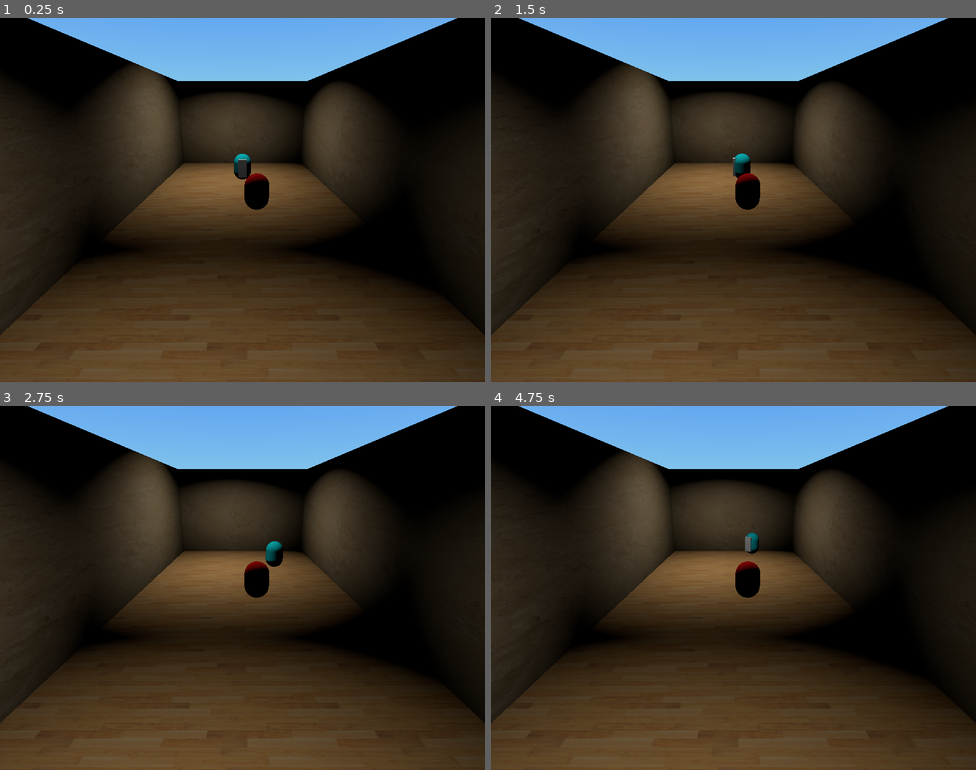
Above: before the commit, frames 1-4 (two rows, left to right).
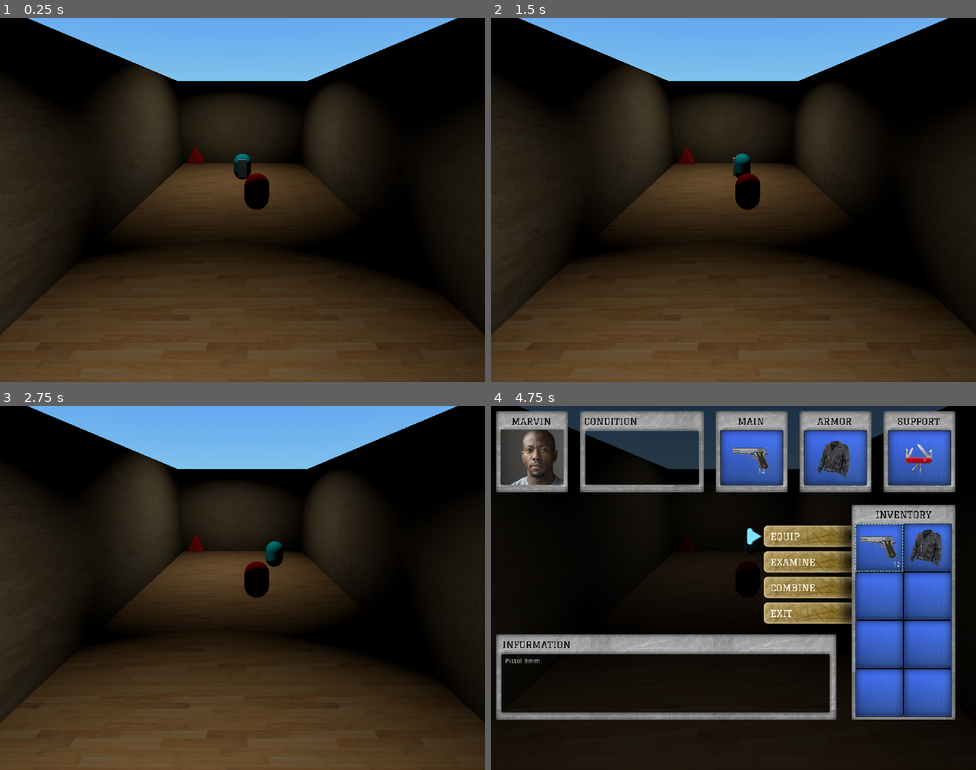
Above: after the commit, the same moments.

Repository: marconvcm/z1k4
Game: Godot game, scene res://Scenes/World.tscn
Two runs of this game, one before a commit and one after it. Both use one fixed random seed, a clock stepped at 60 frames per second and the inputs below.
Inputs:
- Up to frame 1 (0.25 s): no input
- Up to frame 2 (1.5 s): tap Enter (ui_accept) at 0.5 s; hold Right (ui_right) 0.53-1.28 s; hold Enter (ui_accept) 0.53-1.28 s; hold Down (ui_down) from 1.28 s (still down); tap Ctrl (wield) at 1.35 s
- Up to frame 3 (2.75 s): tap Enter (ui_accept) at 1.52, 1.55, 1.82 s; release Down (ui_down) at 2.03 s; hold Right (ui_right) from 2.03 s (still down); hold Enter (ui_accept) from 2.03 s (still down)
- Up to frame 4 (4.75 s): release Right (ui_right) at 2.78 s; release Enter (ui_accept) at 2.78 s; hold Up (ui_up) 2.78-3.53 s; tap Ctrl (wield) at 2.85, 4.35 s; tap Enter (ui_accept) at 3.02, 3.05, 3.32, 4.52, 4.55 s; hold Enter (ui_accept) 3.53-4.28 s; hold Left (ui_left) from 3.53 s (still down); tap Escape (ui_cancel) at 4.15 s

The runs differ from the first frame. In frame 1, 5.5% of the frame differs, in the area x 27-71%, y 17-56%; in frame 2, 5.5%; in frame 3, 5.6%; in frame 4, 85%, in the area x 0-100%, y 0-100%.
Error before the commit: Parse Error: The identifier "PlayerState" isn't declared in the current scope. (res://Scenes/Menu.gd:87)

Commit message:
Add item pickup and ammo label

Diff:
--- a/Database.json
+++ b/Database.json
@@ -7,7 +7,9 @@
       "amount": 1,
       "type": "weapon",
       "power": 0.2,
-      "ammo_type": "pistol"
+      "ammo_load": 12,
+      "ammo_max": 12,
+      "ammo_type": "pistol",
    },
    {
       "id": 2,
@@ -67,5 +69,14 @@
       "amount": 6,
       "type": "ammo",
       "ammo_type": "shotgun"
+   },
+   {
+      "id": 9,
+      "label": "Shotgun shells",
+      "information": "A shotgun shell is a self-contained cartridge often loaded with multiple metallic \"shot\", which are small, generally spherical projectiles",
+      "icon": "Item9.png",
+      "amount": 6,
+      "type": "ammo",
+      "ammo_type": "shotgun"
    }
 ]
--- a/Global/Inventory.gd
+++ b/Global/Inventory.gd
@@ -16,3 +16,9 @@
 	if index > (Inventory.database.size()-1) || index < 0:
 		return null
 	return Inventory.database[index]
+
+func item_by_id(id):
+	for i in database:
+		if int(i.id) == int(id):
+			return i
+	return null
--- a/Global/PlayerState.gd
+++ b/Global/PlayerState.gd
@@ -9,10 +9,23 @@
 func _ready():
 	inventory.append(Inventory.item_at(0))
 	inventory.append(Inventory.item_at(1))
-	weapon = Inventory.item_at(2)
+	armor = self.item_at(1)
+	support = Inventory.item_at(8)
 	pass
 
 func item_at(index):
 	if index > (inventory.size()-1) || index < 0:
 		return null
 	return inventory[index]
+
+func add_item(item):
+	inventory.append(item)
+
+func equipe_weapon(item):
+	weapon = item
+
+func can_shoot():
+	return weapon != null && weapon.ammo_load > 0
+
+func shoot():
+	weapon.ammo_load = weapon.ammo_load - 1
--- a/Scenes/Interest.gd
+++ b/Scenes/Interest.gd
@@ -5,6 +5,8 @@
 
 export var is_door: bool = false
 export var next_scene_path: String = ""
+export var is_item: bool = false
+export var item_id: String = ""
 
 func _on_area_body_entered(body):
 	if body.name.begins_with("Player"):
@@ -13,6 +15,9 @@
 func _on_area_body_exited(body):
 	if body.name.begins_with("Player"):
 			body.disable_interact_with(self)
+
+func destroy():
+	queue_free()
 
 func inspect():
 	if self.is_door:
--- a/Scenes/Interest.tscn
+++ b/Scenes/Interest.tscn
@@ -24,7 +24,6 @@
 [node name="MeshInstance" type="MeshInstance" parent="."]
 mesh = SubResource( 2 )
 material/0 = SubResource( 3 )
-
 [connection signal="body_entered" from="." to="." method="_on_area_body_entered"]
 [connection signal="body_exited" from="." to="." method="_on_area_body_exited"]
 [connection signal="timeout" from="Timer" to="." method="_on_timer_timeout"]
--- a/Scenes/Menu.gd
+++ b/Scenes/Menu.gd
@@ -3,8 +3,9 @@
 var menu_index = 0
 var command_index = 0
 
+var current_menu_state = MENU_STATE.INVENTORY_STATE
+
 var current_item = null
-
 var in_game_menu = false
 
 onready var inventory_grid = $Container/Middle/Inventory/Holder/Grid
@@ -23,6 +24,14 @@
 onready var menu_click_sound: AudioStreamPlayer = $MenuClick
 onready var menu_cancel_sound: AudioStreamPlayer = $MenuCancel
 
+enum MENU_STATE {
+	INVENTORY_STATE,
+	COMMAND_STATE,
+	EQUIPAMENT_STATE,
+	OPTION_STATE
+}
+
+
 signal item_selection_index_changed
 
 func _ready():
@@ -32,16 +41,36 @@
 	display_support()
 	pass
 
-#warning-ignore:unused_argument
 func _process(delta):
-	menu_selector_movement()
-	command_selector_movement()
+
+	match(current_menu_state):
+		MENU_STATE.INVENTORY_STATE:
+			menu_selector_movement()
+			display_selector()
+		MENU_STATE.COMMAND_STATE:
+			command_selector_movement()
+			display_command_selector()
+
 	trigger_action()
-	trigger_command_action()
-	display_command_selector()
-	display_selector()
-
-	if Input.is_action_just_pressed("ui_cancel") && in_game_menu:
+	trigger_cancel()
+
+func trigger_cancel():
+	if Input.is_action_just_pressed("ui_cancel"):
+		match(current_menu_state):
+			MENU_STATE.INVENTORY_STATE:
+				exit_menu()
+			MENU_STATE.COMMAND_STATE:
+				exit_command_list()
+
+func exit_command_list():
+	if current_item && !menu_animator.is_playing():
+		current_item = null
+		command_menu.visible = false
+		menu_cancel_sound.play()
+		current_menu_state = MENU_STATE.INVENTORY_STATE
+
+func exit_menu():
+	if in_game_menu:
 		get_tree().paused = false
 		self.queue_free()
 
@@ -66,8 +95,6 @@
 	if next_index < 8 && next_index > -1:
 		menu_index = next_index
 		emit_signal("item_selection_index_changed", menu_index)
-
-
 
 func command_selector_movement():
 	if current_item != null:
@@ -81,12 +108,13 @@
 		if next_index < 4 && next_index > -1:
 			command_index = next_index
 
-
 func display_weapon():
 	clean_node(weapon_slot)
 	if PlayerState.weapon != null && weapon_slot.get_children().size() == 0:
 		var icon = prepare_item(PlayerState.weapon, Vector2(80, 80), Vector2(25, 20))
+		var label = prepare_label(PlayerState.weapon, "ammo_load")
 		weapon_slot.add_child(icon)
+		weapon_slot.add_child(label)
 
 func display_support():
 	clean_node(support_slot)
@@ -101,8 +129,14 @@
 		armor_slot.add_child(icon)
 
 func trigger_command_action():
-	#if current_item != null:
-	pass
+
+	if current_item != null && command_index == 0:
+		match current_item.type:
+			"weapon":
+				print(current_item.type)
+				PlayerState.equipe_weapon(current_item)
+				display_weapon()
+				exit_command_list()
 
 func display_command_selector():
 	if current_item != null:
@@ -115,20 +149,23 @@
 
 func trigger_action():
 	if Input.is_action_just_released("ui_accept"):
-		var item = PlayerState.item_at(menu_index)
-		if item == null: return
-		refresh_command_menu(item)
-		menu_animator.play("CommandEnter")
-		current_item = item
-		menu_click_sound.play()
-	if Input.is_action_just_released("ui_cancel") && current_item && !menu_animator.is_playing():
-		current_item = null
-		command_menu.visible = false
-		menu_cancel_sound.play()
+		match(current_menu_state):
+			MENU_STATE.INVENTORY_STATE:
+				var item = PlayerState.item_at(menu_index)
+				if item == null: return
+				refresh_command_menu(item)
+				menu_animator.play("CommandEnter")
+				current_item = item
+				menu_click_sound.play()
+				current_menu_state = MENU_STATE.COMMAND_STATE
+			MENU_STATE.COMMAND_STATE:
+				trigger_command_action()
+				pass
+
 
 func refresh_command_menu(item):
 	var children = command_menu_container.get_children()
-	var commands = Utils.get_item_commands(item)
+	var commands = [] #Utils.get_item_commands(item)
 	var index = 0
 
 	for key in commands:
@@ -152,8 +189,11 @@
 func setup_inventory_item(item, index):
 	var holder: TextureRect = inventory_grid.get_children()[index]
 	holder.add_child(prepare_item(item))
+	if item.type == "weapon":
+		holder.add_child(prepare_label(item, 'ammo_load'))
 	if item.amount > 1:
 		holder.add_child(prepare_label(item))
+
 
 func prepare_item(item, rect_size = Vector2(80, 80), rect_position = Vector2(10,10)):
 	var icon = TextureRect.new()
@@ -164,12 +204,12 @@
 	icon.expand = true
 	return icon
 
-func prepare_label(item):
+func prepare_label(item, key = "amount", position = Vector2(0,80)):
 	var label = Label.new()
 	label.rect_size = Vector2(95,14)
-	label.rect_position = Vector2(0,80)
+	label.rect_position = position
 	label.align = Label.ALIGN_RIGHT
-	label.text = String(int(item.amount))
+	label.text = String(int(item[key]))
 	return label
 
 func _on_menu_item_selection_index_changed(index):
--- a/Scenes/Menu.tscn
+++ b/Scenes/Menu.tscn
@@ -441,5 +441,4 @@
 [node name="MenuClick" type="AudioStreamPlayer" parent="."]
 stream = ExtResource( 14 )
 pitch_scale = 0.5
-
 [connection signal="item_selection_index_changed" from="." to="." method="_on_menu_item_selection_index_changed"]
--- a/Scenes/Player.gd
+++ b/Scenes/Player.gd
@@ -59,8 +59,6 @@
 		direction.y += GRAVITY
 
 	move_and_slide(direction * speed, FLOOR_LEVEL)
-
-
 	handle_menu()
 
 func handle_menu():
@@ -81,7 +79,15 @@
 
 func interact_with_interest():
 	if interest_point != null && Input.is_action_just_pressed("ui_accept"):
-		interest_point.inspect()
+		if interest_point.is_item:
+			take_item(interest_point.item_id)
+			interest_point.destroy()
+		else:
+			interest_point.inspect()
+
+func take_item(item_id):
+	var item = Inventory.item_by_id(item_id)
+	PlayerState.add_item(item)
 
 func coldown():
 	shoot = 1
@@ -95,6 +101,11 @@
 	interest_point = null
 
 func shoot(position):
+	if !PlayerState.can_shoot():
+		return
+
+	PlayerState.shoot();
+
 	$Audio.play()
 	shoot = 0;
 	damage = Damage.instance()
--- a/Scenes/World.tscn
+++ b/Scenes/World.tscn
@@ -88,7 +88,7 @@
 
 [node name="Enemy4" parent="." instance=ExtResource( 5 )]
 transform = Transform( 1, 0, 5.30863e-14, 5.30863e-14, 1.62921e-07, -1, 0, 1, 1.62921e-07, -1.16088, 4.08918, -9.62653 )
-speed = 20
+speed = 5
 
 [node name="Enemy2" parent="." instance=ExtResource( 5 )]
 transform = Transform( 1, 0, 5.30863e-14, 5.30863e-14, 1.62921e-07, -1, 0, 1, 1.62921e-07, -17.9334, 4.08918, -34.9325 )
@@ -113,7 +113,7 @@
 
 [node name="SpotLight4" type="SpotLight" parent="."]
 transform = Transform( 1, 0, 0, 0, -0.0141465, 0.9999, 0, -0.9999, -0.0141465, 1.80657, 15.9914, -1.72548 )
-light_energy = 1.24
+light_energy = 0.59
 light_specular = 1.0
 spot_range = 21.8
 spot_angle = 65.2
@@ -133,3 +133,8 @@
 __meta__ = {
 "_edit_lock_": true
 }
+
+[node name="Area3" parent="." instance=ExtResource( 6 )]
+transform = Transform( 0.999907, -0.0136267, 0, 0.0136267, 0.999907, 0, 0, 0, 1, 6.50508, 2.31719, 6.1892 )
+is_item = true
+item_id = "7"
--- a/project.godot
+++ b/project.godot
@@ -19,6 +19,11 @@
 run/main_scene="res://Scenes/World.tscn"
 config/icon="res://icon.png"
 
+[autoload]
+
+Inventory="*res://Global/Inventory.gd"
+PlayerState="*res://Global/PlayerState.gd"
+
 [display]
 
 window/size/height=768
Binary file added: Resources/Assets/Items/Item2.png
Binary file added: Resources/Assets/Items/Item7.png
Not shown, changed: Resources/Assets/Items/Item7.png.import
Binary file added: Resources/Assets/Items/Item9.png
Not shown, added: Resources/Assets/Items/Item9.png.import
